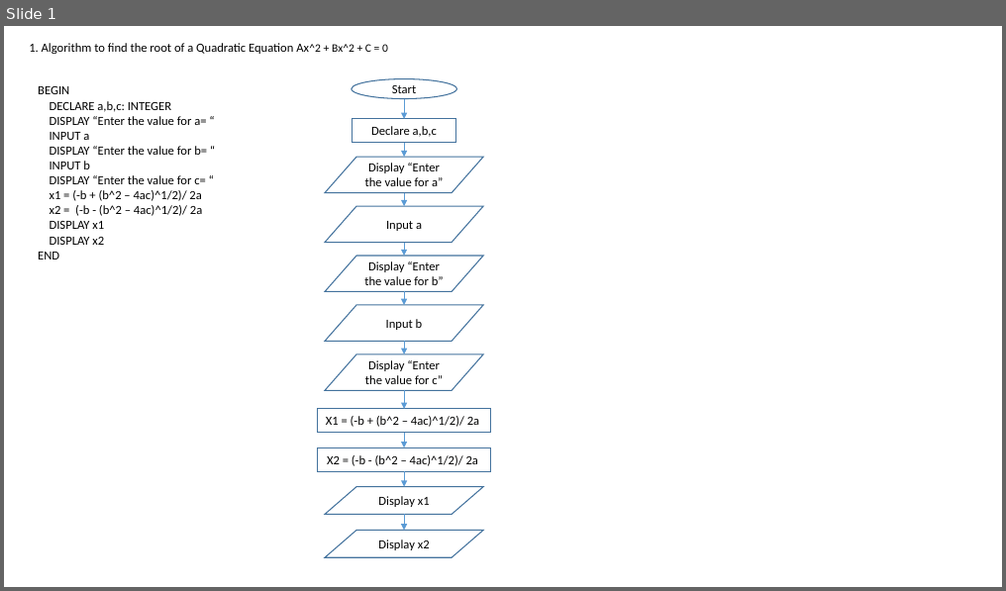
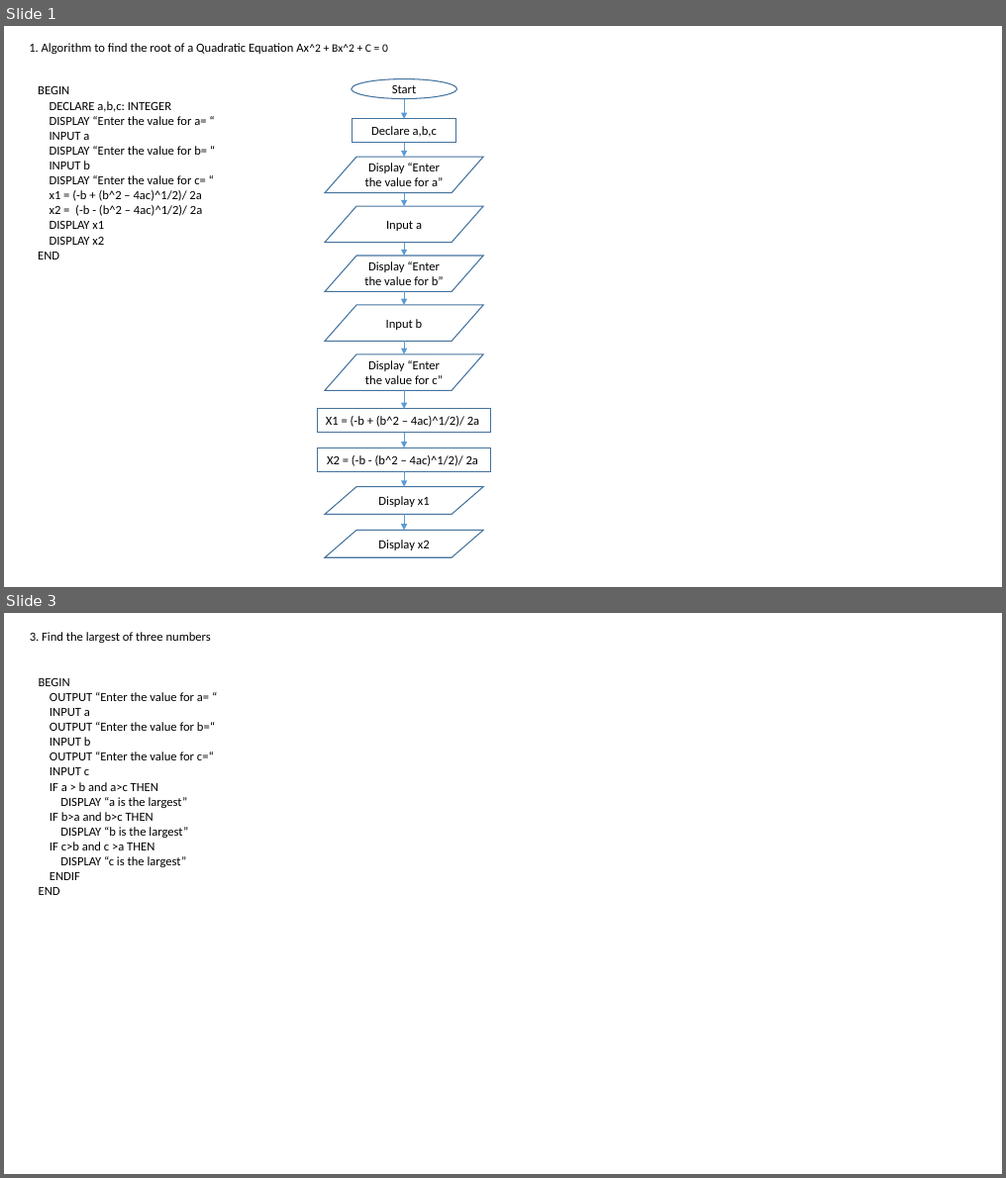
Before and after one commit to georgeuwagbale/georgeCSC102, a slide deck: George_UwagbaleAA1.pptx. Shown one above the other, each under a label of ours: slide 1 before the commit, slides 1 and 3 after it; the slides between them are not shown. The pictures are 1006x591 and 1006x1178 pixels, drawn with LibreOffice and Linux fonts; fonts in the diff are those of the drawing. Boxes give left, top, right and bottom in pixels: in the first picture for what was removed or moved away, otherwise in the second. Text is boxed around its words. In the diff, an @@ line names an element or a change of style, - is before the commit and + after.

Commit message:
Update on AA1

```diff
--- a/George_UwagbaleAA1.pptx
+++ b/George_UwagbaleAA1.pptx
@@ slide 3 added at (x1=4, y1=613, x2=1002, y2=1174), background #FFFFFF @@
@@ text added at (x1=30, y1=632, x2=211, y2=643), 12 pt, text #000000 @@
+3. Find the largest of three numbers
@@ text added at (x1=39, y1=678, x2=215, y2=895), 12 pt, text #000000 @@
+BEGIN
+OUTPUT “Enter the value for a= “
+INPUT a
+OUTPUT “Enter the value for b=“
+INPUT b
+OUTPUT “Enter the value for c=“
+INPUT c
+IF a > b and a>c THEN
+DISPLAY “a is the largest”
+IF b>a and b>c THEN
+DISPLAY “b is the largest”
+IF c>b and c >a THEN
+DISPLAY “c is the largest”
+ENDIF
+END
```
Also in this commit, not shown: 1 other slide added.
